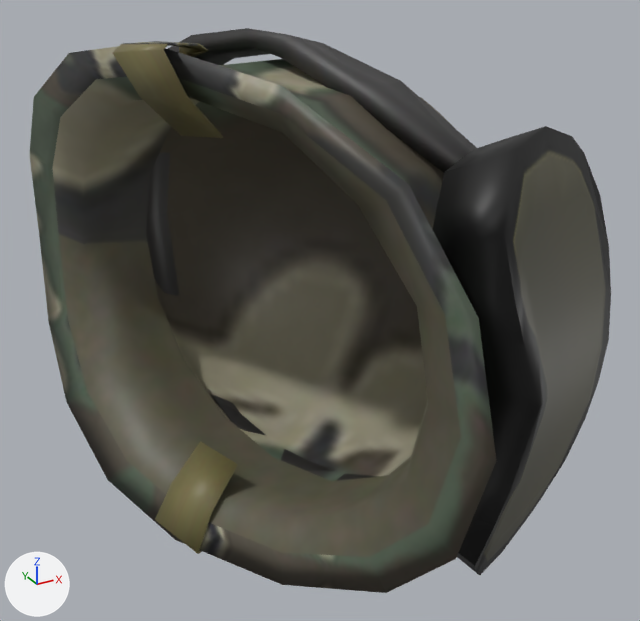
An edit to the FBX model project/Shark and Peach's Military Uniform Improvements/contents/mods/SMUI/media/models_x/static/clothes/M1HelmetStraplessGoggles.fbx, drawn before and after from the same camera.
Both versions are drawn from a 50 mm lens placed at (-0.00007, -0.00219, 0.00109), pointed at (0.00116, 0.00004, -0.00003). Lighting does not change. The marker at lower left points along +X, +Y and +Z. Where no turn or scale is listed for an object, it has been applied to the vertices.
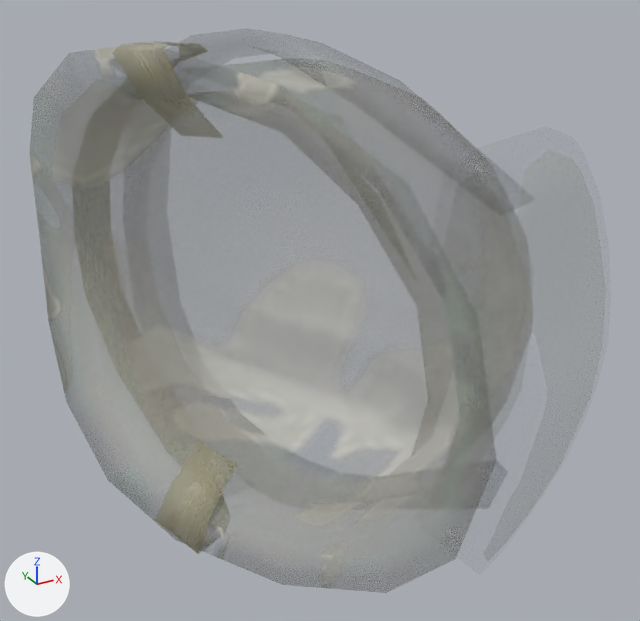
The newer file is also turned or shifted as a whole; pictures and numbers use the older file's frame.

Changed parts and their boxes (x1, y1, x2, y2) in the pictures (640 x 621 px):
'Cube.001', surface changed (brown to grey): (30, 28, 611, 593) in both

Patch to the scene script:
```diff
--- a/project/Shark and Peach's Military Uniform Improvements/contents/mods/SMUI/media/models_x/static/clothes/M1HelmetStraplessGoggles.fbx.py
+++ b/project/Shark and Peach's Military Uniform Improvements/contents/mods/SMUI/media/models_x/static/clothes/M1HelmetStraplessGoggles.fbx.py
@@ img_hat_m1helmetwoodlandgoggles_png @@
-img_hat_m1helmetwoodlandgoggles_png = load_image('Hat_M1HelmetWoodlandGoggles.png', '../../../textures/clothes/hat/Hat_M1HelmetWoodlandGoggles.png', 1024, 1024, 'sRGB')
+img_hat_m1helmetwoodlandgoggles_png = load_image('Hat_M1HelmetWoodlandGoggles.png', '../../../textures/clothes/hat/Hat_M1HelmetWoodlandGoggles.png', 1024, 1024, 'Non-Color')
@@ mat_material_003 @@
 n0 = _N.new('ShaderNodeBsdfPrincipled'); n0.name = 'Principled BSDF'
 n2.image = img_hat_m1helmetwoodlandgoggles_png
+n3 = _N.new('ShaderNodeTexImage'); n3.name = 'Image Texture.001'
+n3.image = img_hat_m1helmetwoodlandgoggles_png
 _L.new(n2.outputs[0], n0.inputs[0])  # 'Color' to 'Base Color'
 _L.new(n0.outputs[0], n1.inputs[0])  # 'BSDF' to 'Surface'
+_L.new(n3.outputs[0], n0.inputs[4])  # 'Color' to 'Alpha'
```
